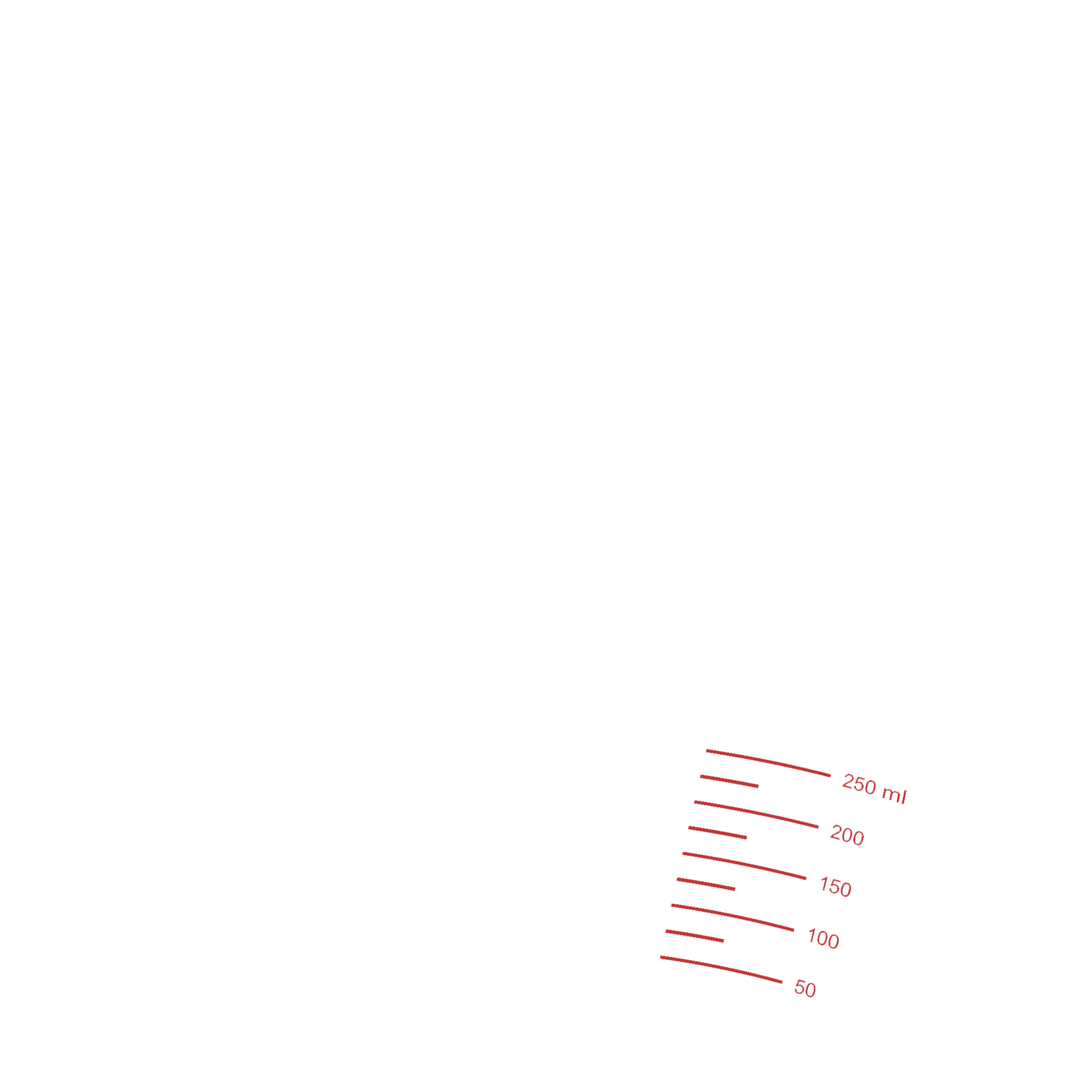
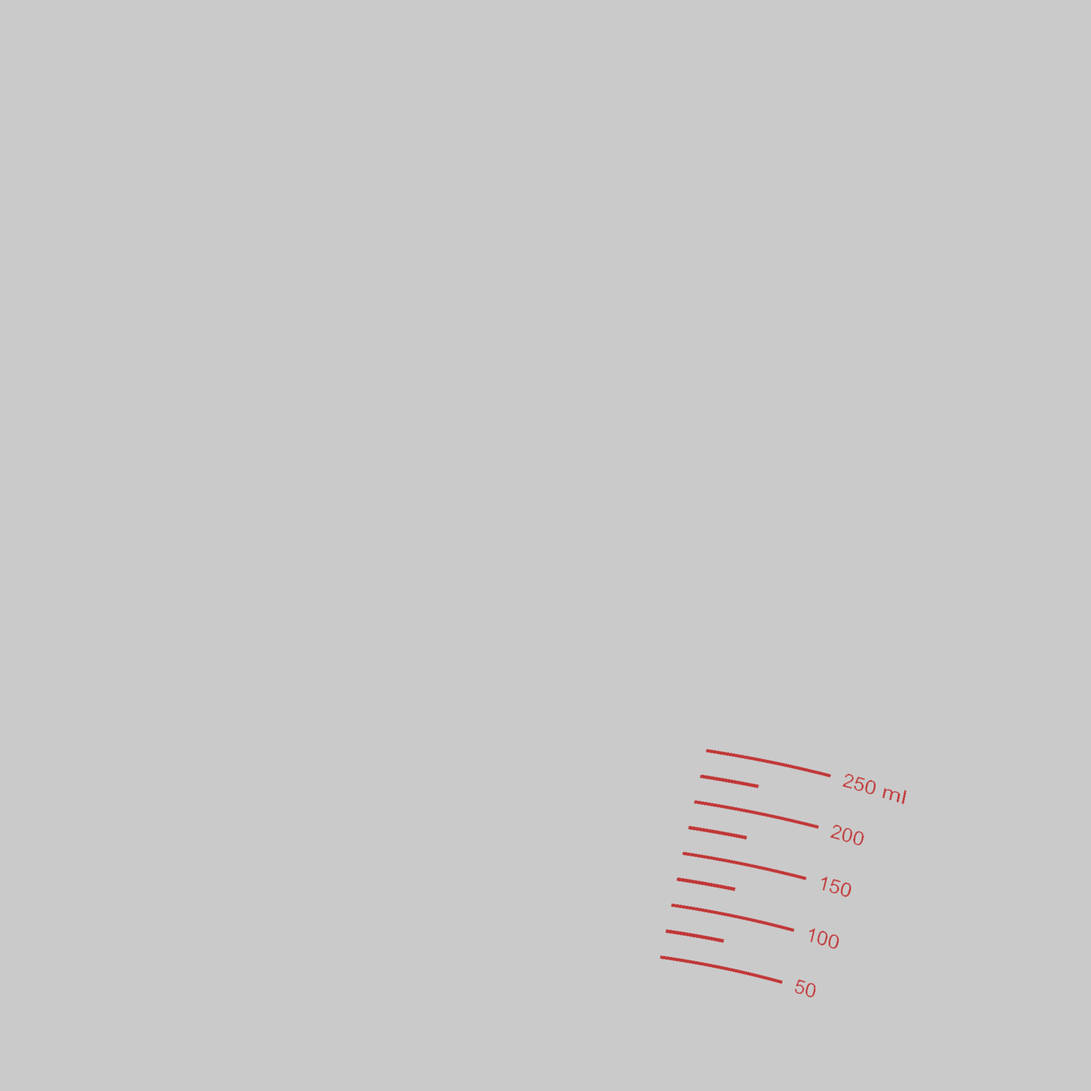
The second 1091x1091 image is a revision of the first. Changes to its layers:
"Layer 2": opacity 75% → 50%, painted on it over box(0, 0, 1091, 1091)
